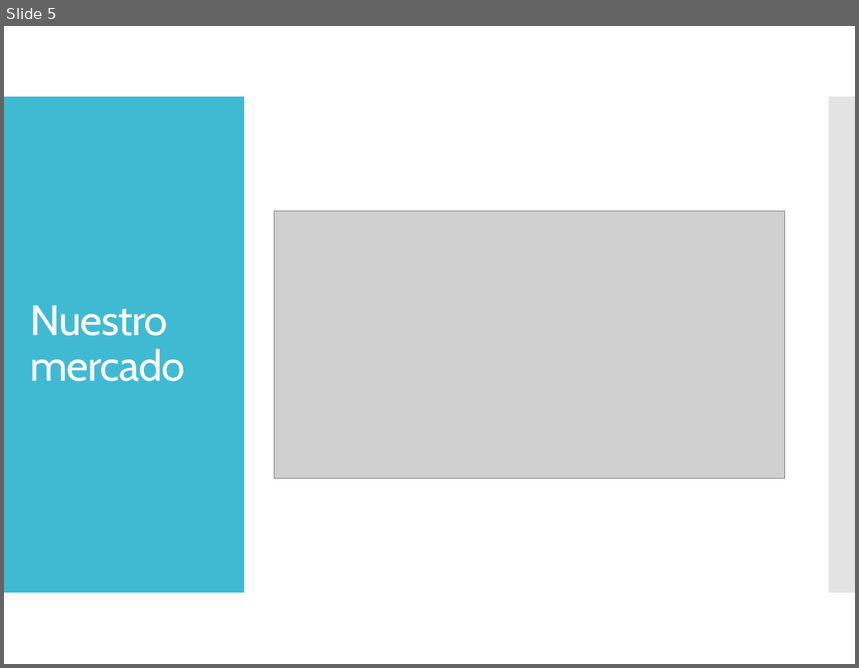
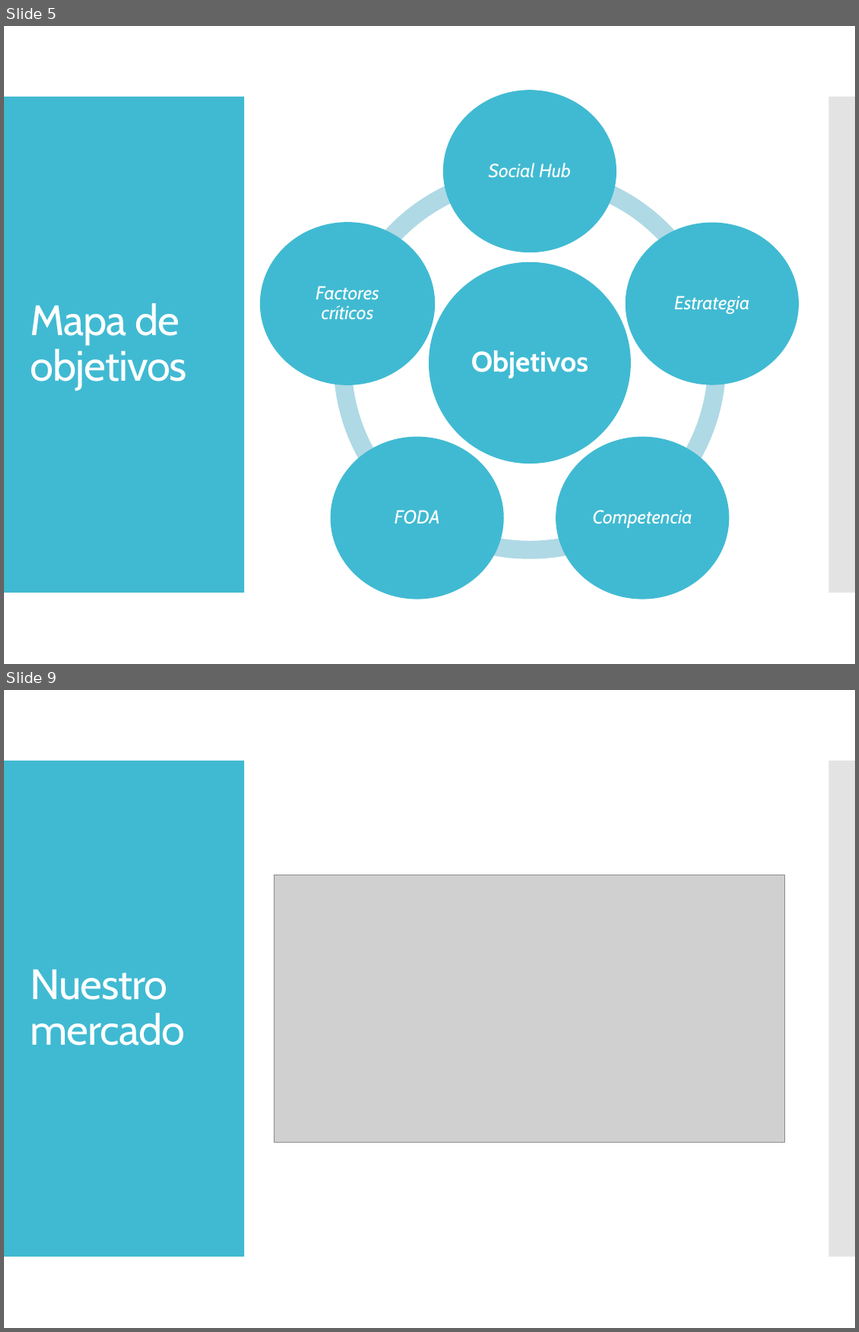
Before and after one commit to dschenkelman/taller-proyectos, a slide deck: Assets/Presentación negocio.pptx. Shown one above the other, each under a label of ours: slide 5 before the commit, slides 5 and 9 after it; the slides between them are not shown. The pictures are 859x668 and 859x1332 pixels, drawn with LibreOffice and Linux fonts; fonts in the diff are those of the drawing; grey boxes stand for pictures. Boxes give left, top, right and bottom in pixels: in the first picture for what was removed or moved away, otherwise in the second. Text is boxed around its words. In the diff, an @@ line names an element or a change of style, - is before the commit and + after.

```diff
--- a/Assets/Presentación negocio.pptx
+++ b/Assets/Presentación negocio.pptx
@@ slide 5 added at (x1=4, y1=26, x2=855, y2=664), background #FFFFFF; not listed: 2 template elements that a slide beside it also shows @@
@@ group added at (x1=260, y1=90, x2=799, y2=600): 6 ellipses, 6 texts, 5 arch (boxed as its full ring)s @@
+Objetivos
+Social Hub
+Estrategia
+Competencia
+FODA
+Factores críticos
@@ title added at (x1=30, y1=303, x2=187, y2=391), 36 pt, text #FFFFFF @@
+Mapa de objetivos
@@ what was slide 5 is now slide 9 @@
```
Also in this commit, not shown: 11 slides changed, 4 other slides added, 2 slides removed.
